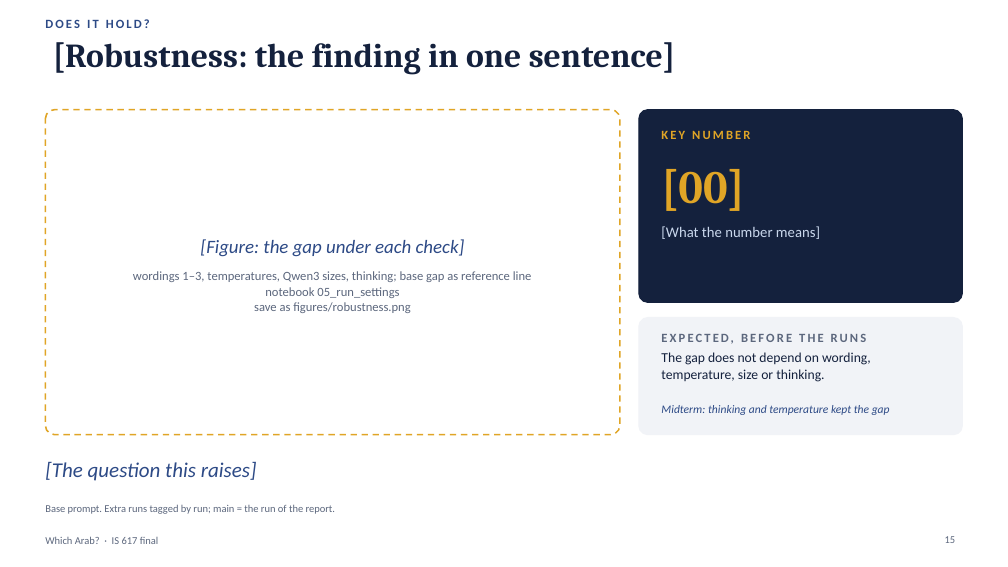
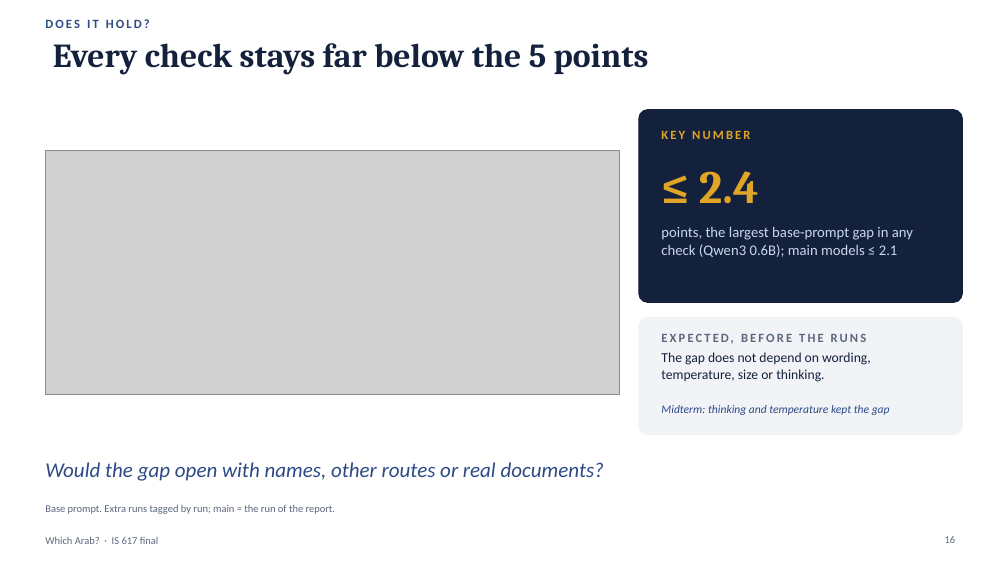
Before and after one commit to BlackSamuron0305/IS617-LLM4ES, a slide deck: slide 16 of report/3_final_presentation/final.pptx (slide 15 before the commit). Drawn at 1008x567 pixels with LibreOffice and Linux fonts; fonts in the diff are those of the drawing; grey boxes stand for pictures. Boxes give left, top, right and bottom in pixels: in the first picture for what was removed or moved away, otherwise in the second. Text is boxed around its words. In the diff, an @@ line names an element or a change of style, - is before the commit and + after.

Commit message:
Final analysis, consequences, review fixes; deck and report filled
- Notebooks 01-06 run on all results; new 06_consequences (refusals,
  fees, earlier refusals) and style.py (deck colours, figure copies)
- stats.py: applicant bootstrap, chance gap, paired swap test, Holm,
  yes/no variant as percentage points; tests for all of them
- Judge hand check: 150-reason coding sheet and agreement script
- Final deck: result slides, conclusion and backup filled from the notebooks
- Final report: full draft text from the notebook results, revised after
  a review of design, statistics, facts and code

```diff
--- a/report/3_final_presentation/final.pptx
+++ b/report/3_final_presentation/final.pptx
@@ title at box(53, 43, 649, 75): text changed @@
-[Robustness: the finding in one sentence]
+Every check stays far below the 5 points
@@ rounded rectangle removed at box(45, 110, 620, 435) @@
@@ picture added at box(45, 150, 620, 395) @@
@@ text at box(699, 171, 759, 203): text changed @@
-[00]
+≤ 2.4
@@ text removed at box(200, 239, 465, 257) @@
-[Figure: the gap under each check]
@@ text at box(661, 227, 913, 257): text changed @@
-[What the number means]
+points, the largest base-prompt gap in any check (Qwen3 0.6B); main models ≤ 2.1
@@ text removed at box(133, 271, 532, 313) @@
-wordings 1–3, temperatures, Qwen3 sizes, thinking; base gap as reference line
-notebook 05_run_settings
-save as figures/robustness.png
@@ text at box(45, 462, 604, 481): text changed @@
-[The question this raises]
+Would the gap open with names, other routes or real documents?
```
Also in this commit, not shown: 9 other slides changed, 2 slides added, 44 other files.
